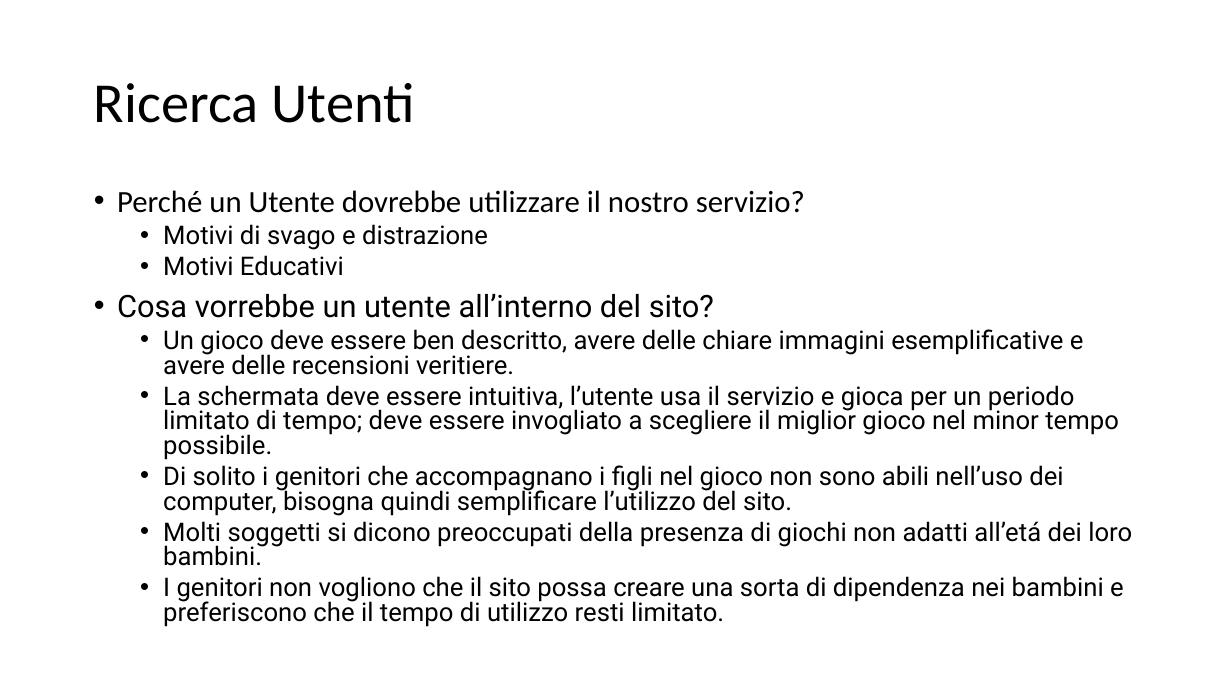
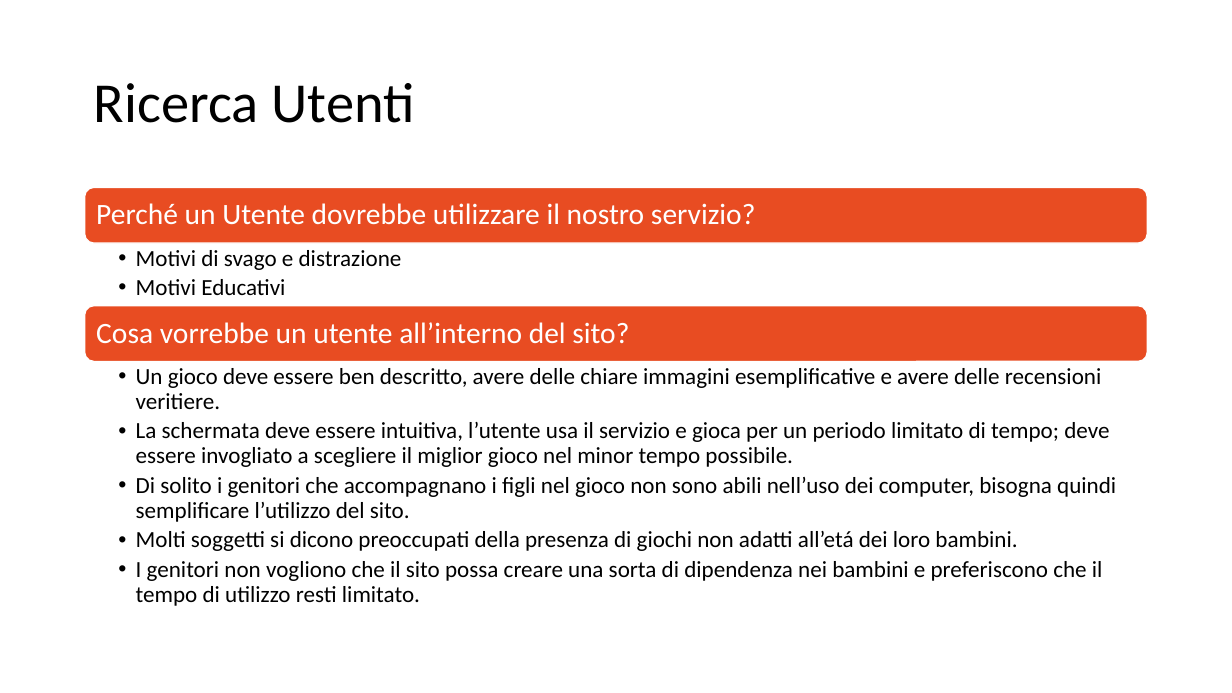
Before and after one commit to MarcoTomasone/Gioco.it-Redesign, a slide deck: slide 5 of Consegna/ProjectHighlights.pptx. Drawn at 1232x693 pixels with LibreOffice and Linux fonts; fonts in the diff are those of the drawing. Boxes give left, top, right and bottom in pixels: in the first picture for what was removed or moved away, otherwise in the second. Text is boxed around its words. In the diff, an @@ line names an element or a change of style, - is before the commit and + after.

```diff
--- a/Consegna/ProjectHighlights.pptx
+++ b/Consegna/ProjectHighlights.pptx
@@ text at (117, 190, 805, 318): paragraphs removed @@
-• Perché un Utente dovrebbe utilizzare il nostro servizio?
-  • Motivi di svago e distrazione
-  • Motivi Educativi
-• Cosa vorrebbe un utente all’interno del sito?
@@ group added at (85, 188, 1148, 361): 3 texts, 2 rounded rectangles @@
+Perché un Utente dovrebbe utilizzare il nostro servizio?
+  • Motivi di svago e distrazione
+  • Motivi Educativi
+Cosa vorrebbe un utente all’interno del sito?
@@ text "Un gioco deve essere ben ...": place and size @@
-text "Un gioco deve essere ben ..." at (117, 190, 1132, 627)
+text "Un gioco deve essere ben ..." at (136, 368, 1116, 606)
@@ text "Un gioco deve essere ben ..." at (136, 368, 1116, 606): size 20 to 18 pt, font Roboto to Calibri; indent changed; line spacing 0.8 to 0.9; less space between paragraphs @@
```
Also in this commit, not shown: 10 other slides changed, 4 slides added, 2 slides removed.
